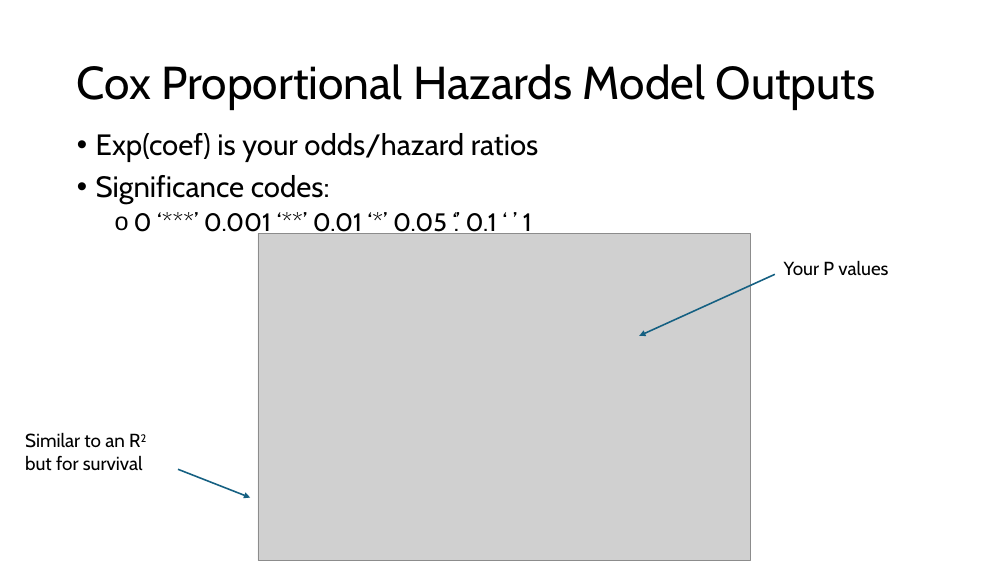
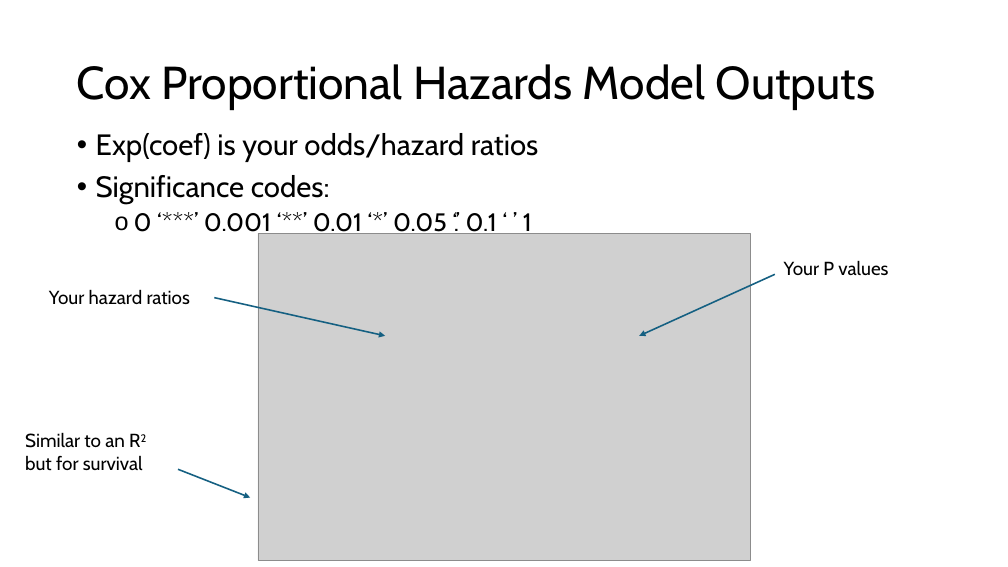
Before and after one commit to HTS-dev96/Pragmatic-R-and-Stats, a slide deck: slide 29 of Pratical Approach to stats and R.pptx (slide 26 before the commit). Drawn at 1008x567 pixels with LibreOffice and Linux fonts; fonts in the diff are those of the drawing; grey boxes stand for pictures. Boxes give left, top, right and bottom in pixels: in the first picture for what was removed or moved away, otherwise in the second. Text is boxed around its words. In the diff, an @@ line names an element or a change of style, - is before the commit and + after.

```diff
--- a/Pratical Approach to stats and R.pptx
+++ b/Pratical Approach to stats and R.pptx
@@ text added at [49, 289, 190, 305], 18 pt, text #000000 @@
+Your hazard ratios
@@ arrow added from (215, 298) to (385, 336), #156082 1.5 pt @@
```
Also in this commit, not shown: 2 other slides changed, 5 slides added.
